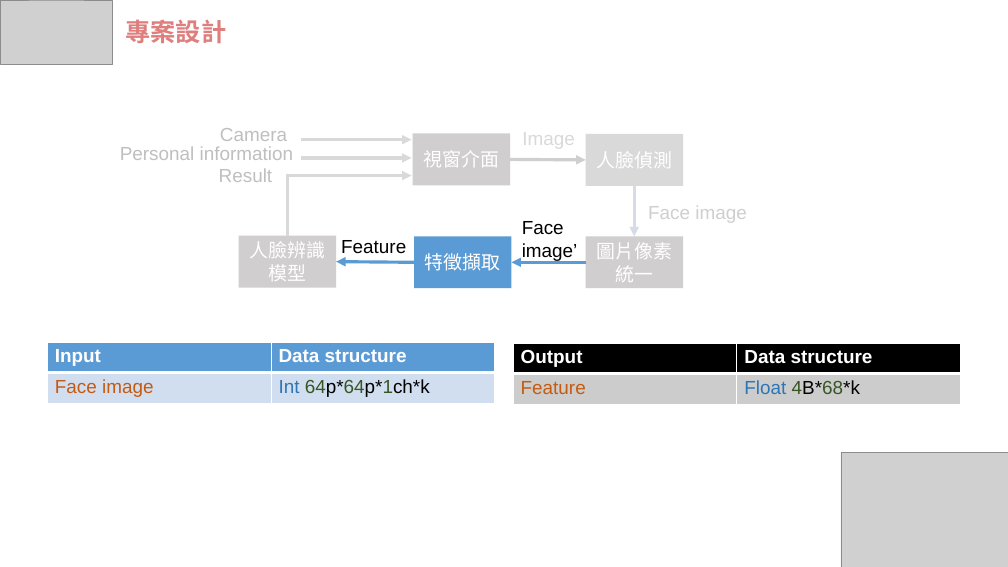
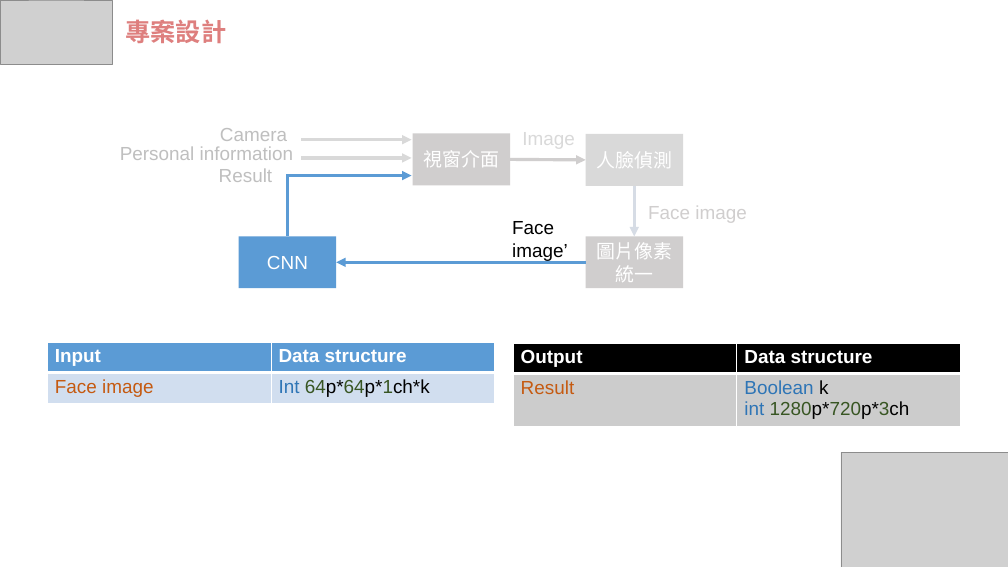
Before and after one commit to wasteee/Embedded-Image-Processing-final, a slide deck: slide 15 of IP_FRS.pptx. Drawn at 1008x567 pixels with LibreOffice and Linux fonts; fonts in the diff are those of the drawing; grey boxes stand for pictures. Boxes give left, top, right and bottom in pixels: in the first picture for what was removed or moved away, otherwise in the second. Text is boxed around its words. In the diff, an @@ line names an element or a change of style, - is before the commit and + after.

```diff
--- a/IP_FRS.pptx
+++ b/IP_FRS.pptx
@@ elbow arrow (287, 236) - (411, 175): stroke #D9D9D9 3 pt to #5B9BD5 3 pt @@
@@ rectangle "CNN" at [239, 237, 337, 289]: fill #D0CECE to #5B9BD5 @@
@@ rectangle removed at [414, 237, 512, 289] @@
-特徵擷取
@@ text "Face image’": place and size @@
-text "Face image’" at [522, 221, 578, 262]
+text "Face image’" at [512, 221, 568, 261]
@@ text in rectangle at [267, 256, 308, 269]: text changed @@
-人臉辨識模型
+CNN
@@ arrow moved from (586, 262) - (512, 262) to (586, 262) - (337, 262) @@
@@ arrow removed from (414, 262) to (337, 262) @@
@@ text removed at [341, 240, 406, 254] @@
-Feature
@@ table at [513, 343, 961, 427] @@
-row 2, column 1: Feature
+row 2, column 1: Result
-row 2, column 2: Float 4B*68*k
+row 2, column 2: Boolean k / int 1280p*720p*3ch
```
Also in this commit, not shown: 6 other slides changed, 1 slide added, 1 slide removed.
